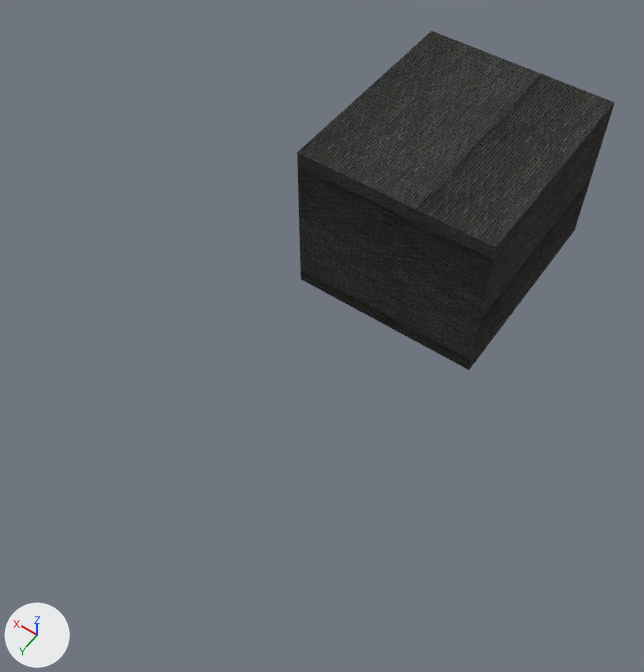
The Blender file Assets/Buildings/Streets/Central/61 & 62/61CentralTexture.blend: old version first, new version second.
The view is the same before and after, from a camera (50 mm lens) standing at (-11.7, 26.0, 29.8) and looking at (0.6, 8.8, 2.7). Arrows for +X, +Y and +Z are at lower left; the lights stay in place.
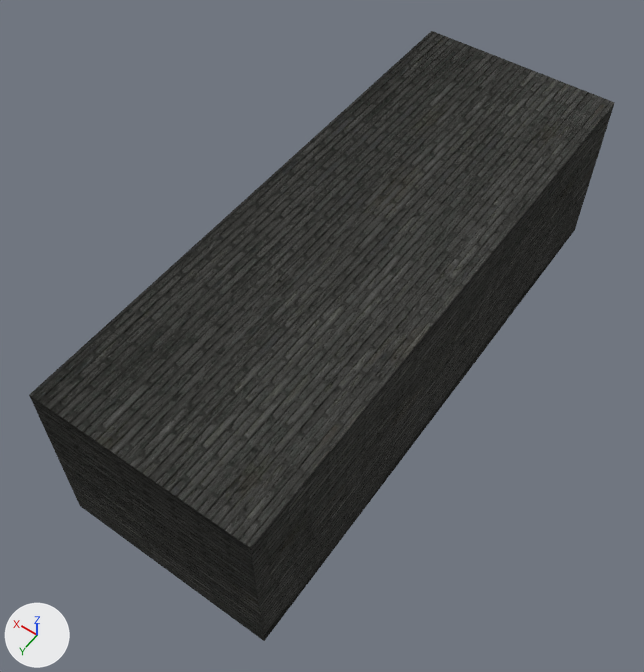
The edits, one by one:
me_cylinder has 618 vertices, 569 faces, 1 loose edge and spans x -7.9..8.6, y -9.2..9.8, z 0.1..14.1.
me_cylinder is used by ob_cylinder; location (0.0, 0.0, 0.0); scale (0.517, 0.517, 0.517).
Before the commit, vertices of me_cylinder: 119 (8.6, 9.8, 14.1) at pixel (297, 152), 120 (-7.9, 9.8, 14.1) at pixel (496, 247), 159 (8.6, 9.8, 0.1) at pixel (300, 279), 160 (-7.9, 9.8, 0.1) at pixel (469, 370).
Part 1, on me_cylinder:
Vertices 119, 120, 159, 160 of me_cylinder move by (0.0, 26.4, 0.0).

What differs and where, as boxes [x1, y1, x2, y2] in the pictures (644 x 672 px):
'Cylinder', reshaped (84% wider, 80% taller): before [297, 31, 615, 370]; after [29, 31, 615, 641]
